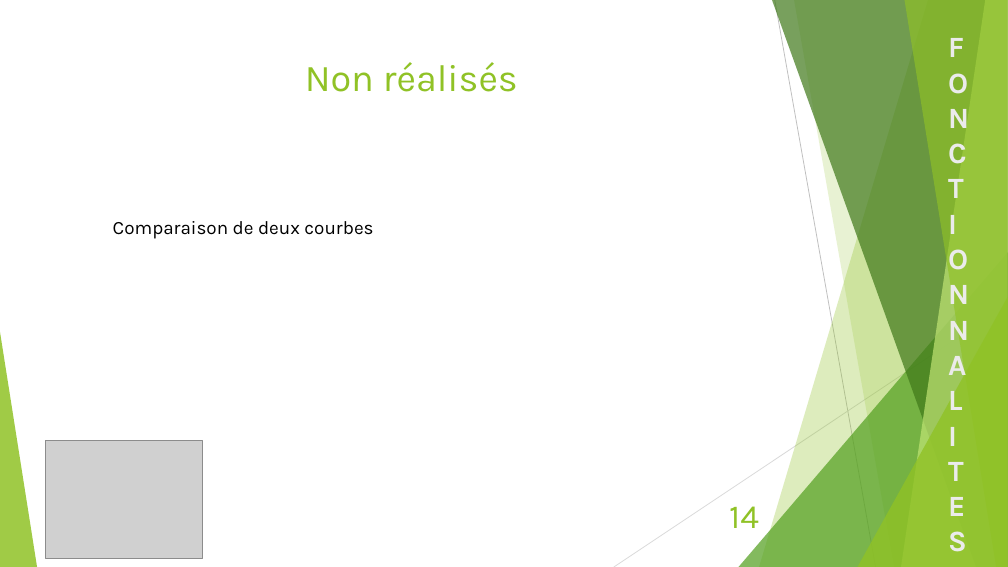
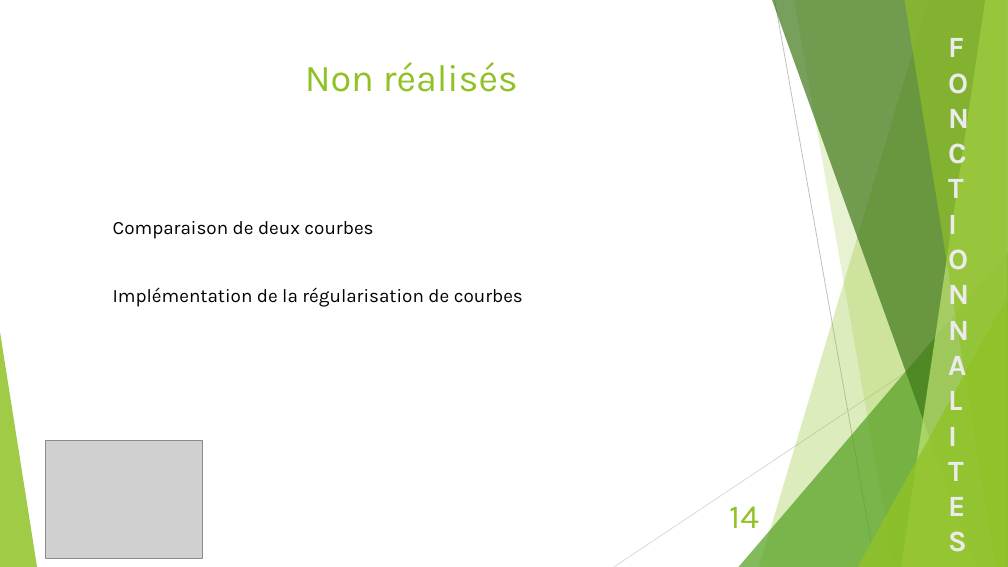
Before and after one commit to DOMEYD/Brainwave, a slide deck: slide 14 of RapportProjet/Projet Brainwaves.pptx. Drawn at 1008x567 pixels with LibreOffice and Linux fonts; fonts in the diff are those of the drawing; grey boxes stand for pictures. Boxes give left, top, right and bottom in pixels: in the first picture for what was removed or moved away, otherwise in the second. Text is boxed around its words. In the diff, an @@ line names an element or a change of style, - is before the commit and + after.

```diff
--- a/RapportProjet/Projet Brainwaves.pptx
+++ b/RapportProjet/Projet Brainwaves.pptx
@@ text at <box>113,287,523,307</box>: paragraph added @@
+Implémentation de la régularisation de courbes
```
Also in this commit, not shown: 13 other slides changed.
